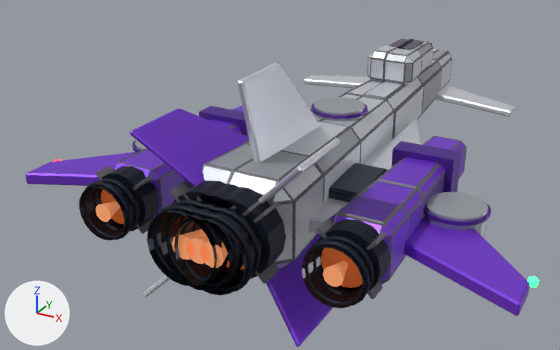
A saved change to the glTF model models/ships/tempest.glb.
Camera for both pictures: a 50 mm camera at (7.25, -17.75, 6.91) aimed at (-1.36, -2.09, -0.92). Arrows for +X, +Y and +Z are at lower left; the lights stay in place. The first picture is the older version. Where no turn or scale is listed for an object, it has been applied to the vertices. Vertices at exactly the same position are counted once.

The scene before the commit, as lines of its bpy script (objects in view):
```python
me_tempest_mesh = bpy.data.meshes.new('tempest_mesh')
me_tempest_mesh.from_pydata(...)  # 5154 vertices, 9719 faces; spans x -5.6..5.6, y -6.15..8.12, z -2.55..2.05
me_tempest_mesh.materials.append(mat_tempest_hull2)  # grey #adb1b6
me_tempest_mesh.materials.append(mat_tempest_hull)  # white #dfe3ea
me_tempest_mesh.materials.append(mat_tempest_seam)  # grey #6f7175
me_tempest_mesh.materials.append(mat_tempest_glass)  # dark purple #40344c
me_tempest_mesh.materials.append(mat_dark_metal)  # dark blue #1c2230
me_tempest_mesh.materials.append(mat_tempest_accent)  # purple #7a3ad8
me_tempest_mesh.materials.append(mat_engine_bell)  # dark blue #2a2f3a
me_tempest_mesh.materials.append(mat_tempest_greeble)  # grey #7a7c80
me_tempest_mesh.materials.append(mat_engine_glow)  # orange #c8602a, glowing brown #733514
me_tempest_mesh.materials.append(mat_engine_core)  # orange #e09060, glowing brown #9d6341
me_tempest_mesh.materials.append(mat_tempest_accent2)  # purple #552897
me_tempest_mesh.materials.append(mat_nav_red)  # red #ff3030, glowing red #ff3030
me_tempest_mesh.materials.append(mat_nav_green)  # green #30ff70, glowing green #30ff70
me_tempest_mesh.materials.append(mat_gun_metal)  # dark blue #3a4050
ob_tempest_mesh = bpy.data.objects.new('tempest_mesh', me_tempest_mesh)
ob_tempest_mesh.location = (0.0, -1.62, 0.73)
```
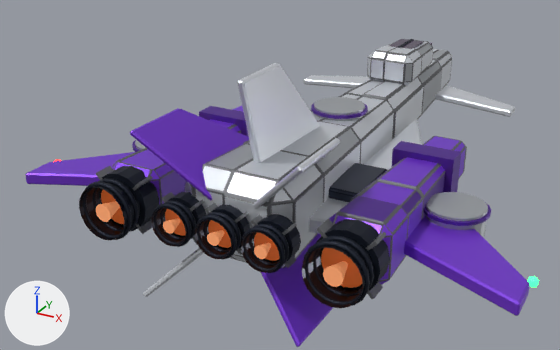
Boxes [x1, y1, x2, y2] around the edits, measured in the pictures (560 x 350 px; the box of a moved part takes in the faces that stretch with it):
part 1 of me_tempest_mesh, moved or reshaped: before [172, 181, 227, 268]; after [168, 192, 206, 235]
part 2 of me_tempest_mesh, moved or reshaped: before [193, 184, 242, 271]; after [211, 204, 250, 248]
part 3 of me_tempest_mesh, moved or reshaped: before [208, 187, 286, 278]; after [255, 214, 301, 261]
part 4 of me_tempest_mesh, moved or reshaped: before [147, 200, 223, 287]; after [151, 205, 196, 247]
part 5 of me_tempest_mesh, moved or reshaped: before [160, 204, 241, 291]; after [195, 216, 240, 259]
part 6 of me_tempest_mesh, moved or reshaped: before [174, 207, 262, 295]; after [241, 229, 284, 273]
part 7 of me_tempest_mesh, moved or reshaped (not visible before): after [165, 209, 186, 236]
part 8 of me_tempest_mesh, moved or reshaped (not visible before): after [208, 220, 231, 248]
part 9 of me_tempest_mesh, moved or reshaped (mostly hidden before): before [226, 264, 245, 270]; after [254, 233, 280, 261]
part 10 of me_tempest_mesh, moved or reshaped: before [172, 229, 206, 260]; after [163, 218, 180, 234]
part 11 of me_tempest_mesh, moved or reshaped: before [186, 235, 210, 264]; after [207, 230, 224, 246]
part 12 of me_tempest_mesh, moved or reshaped: before [200, 242, 228, 268]; after [254, 243, 271, 259]
part 13 of me_tempest_mesh, moved or reshaped: before [153, 150, 424, 292]; after [112, 148, 424, 273]
part 14 of me_tempest_mesh, moved or reshaped: before [371, 48, 417, 83]; after [371, 47, 417, 83]
part 15 of me_tempest_mesh, moved or reshaped (not visible before): after [197, 150, 310, 260]

Diff of the bpy script that builds the scene:
```diff
--- a/models/ships/tempest.glb.py
+++ b/models/ships/tempest.glb.py
@@ me_tempest_mesh @@
 # used by ob_tempest_mesh; location = (0.0, -1.62, 0.73)
-me_tempest_mesh.from_pydata(...)  # 5154 vertices, 9719 faces; spans x -5.6..5.6, y -6.15..8.12, z -2.55..2.05
+me_tempest_mesh.from_pydata(...)  # 5154 vertices, 9719 faces; spans x -5.6..5.6, y -5.71..8.12, z -2.55..2.05
+# me_tempest_mesh part 1: the loose piece of 32 vertices spanning x -1.15..0.53, y -5.39..-4.79, z -1.57..0.11 is scaled about its middle by 0.539, then moved by (-0.71, 0.12, 0.0)
+# me_tempest_mesh part 2: the loose piece of 32 vertices spanning x -0.84..0.84, y -5.39..-4.79, z -1.57..0.11 is scaled about its middle by 0.539, then moved by (0.0, 0.12, 0.0)
+# me_tempest_mesh part 3: the loose piece of 32 vertices spanning x -0.53..1.15, y -5.39..-4.79, z -1.57..0.11 is scaled about its middle by 0.539, then moved by (0.71, 0.12, 0.0)
+# me_tempest_mesh part 4: the loose piece of 40 vertices spanning x -1.06..0.44, y -6.15..-4.83, z -1.48..0.02 is scaled about its middle by 0.539, then moved by (-0.71, 0.3, 0.0)
+# me_tempest_mesh part 5: the loose piece of 40 vertices spanning x -0.75..0.75, y -6.15..-4.83, z -1.48..0.02 is scaled about its middle by 0.539, then moved by (0.0, 0.3, 0.0)
+# me_tempest_mesh part 6: the loose piece of 40 vertices spanning x -0.44..1.06, y -6.15..-4.83, z -1.48..0.02 is scaled about its middle by 0.539, then moved by (0.71, 0.3, 0.0)
+# me_tempest_mesh part 7: the loose piece of 40 vertices spanning x -0.91..0.29, y -5.41..-5.33, z -1.33..-0.13 is scaled about its middle by (0.539, 1, 0.539), then moved by (-0.71, 0.21, 0.0)
+# me_tempest_mesh part 8: the loose piece of 40 vertices spanning x -0.6..0.6, y -5.41..-5.33, z -1.33..-0.13 is scaled about its middle by (0.539, 1, 0.539), then moved by (0.0, 0.21, 0.0)
+# me_tempest_mesh part 9: the loose piece of 40 vertices spanning x -0.29..0.91, y -5.41..-5.33, z -1.33..-0.13 is scaled about its middle by (0.539, 1, 0.539), then moved by (0.71, 0.21, 0.0)
+# me_tempest_mesh part 10: the loose piece of 24 vertices spanning x -0.56..-0.06, y -6.05..-5.39, z -0.98..-0.47 is scaled about its middle by 0.539, then moved by (-0.71, 0.37, 0.0)
+# me_tempest_mesh part 11: the loose piece of 24 vertices spanning x -0.25..0.25, y -6.05..-5.39, z -0.98..-0.47 is scaled about its middle by 0.539, then moved by (0.0, 0.37, 0.0)
+# me_tempest_mesh part 12: the loose piece of 24 vertices spanning x 0.06..0.56, y -6.05..-5.39, z -0.98..-0.47 is scaled about its middle by 0.539, then moved by (0.71, 0.37, 0.0)
+# me_tempest_mesh part 13: 1256 of 5154 vertices moved; they spanned x -3.18..3.13, y -6.0..-1.24, z -1.71..0.26 and now span x -3.16..3.13, y -5.47..8.12, z -1.33..0.23; mean shift (0.0, 0.4, 0.0); largest move (0.81, -4.85, -0.06) -> (-0.09, 8.12, -1.04)
+# me_tempest_mesh part 14: 24 of 5154 vertices moved; they spanned x -0.46..0.46, y 3.06..5.42, z -0.08..0.8 and now span x -0.46..0.46, y 3.03..5.38, z -0.06..0.82; mean shift (0.0, -0.01, 0.01); largest move (0.46, 3.08, 0.64) -> (-0.1, 5.38, 0.18)
+# me_tempest_mesh part 15: 8 of 5154 vertices moved; they spanned x -0.23..-0.09, y 7.8..8.12, z -1.04..-0.18 and now span x -0.81..0.79, y -4.85..-3.11, z -1.69..0.26; mean shift (0.07, -12.28, -0.15); largest move (-0.22, 8.09, -0.35) -> (-0.81, -4.85, -1.39)
+# other edits to the shape of me_tempest_mesh do not show in these pictures
 me_tempest_mesh.materials.append(mat_tempest_hull2)
```
